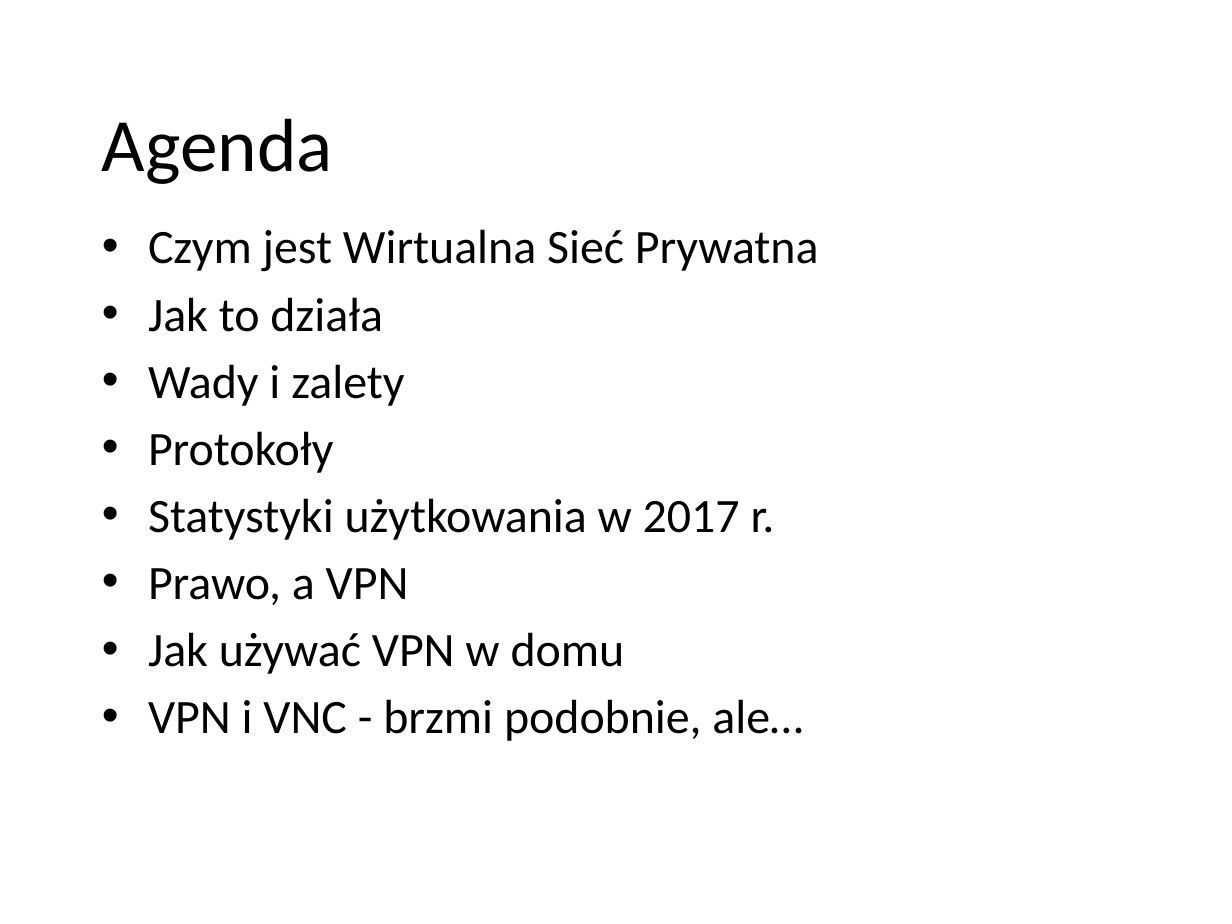
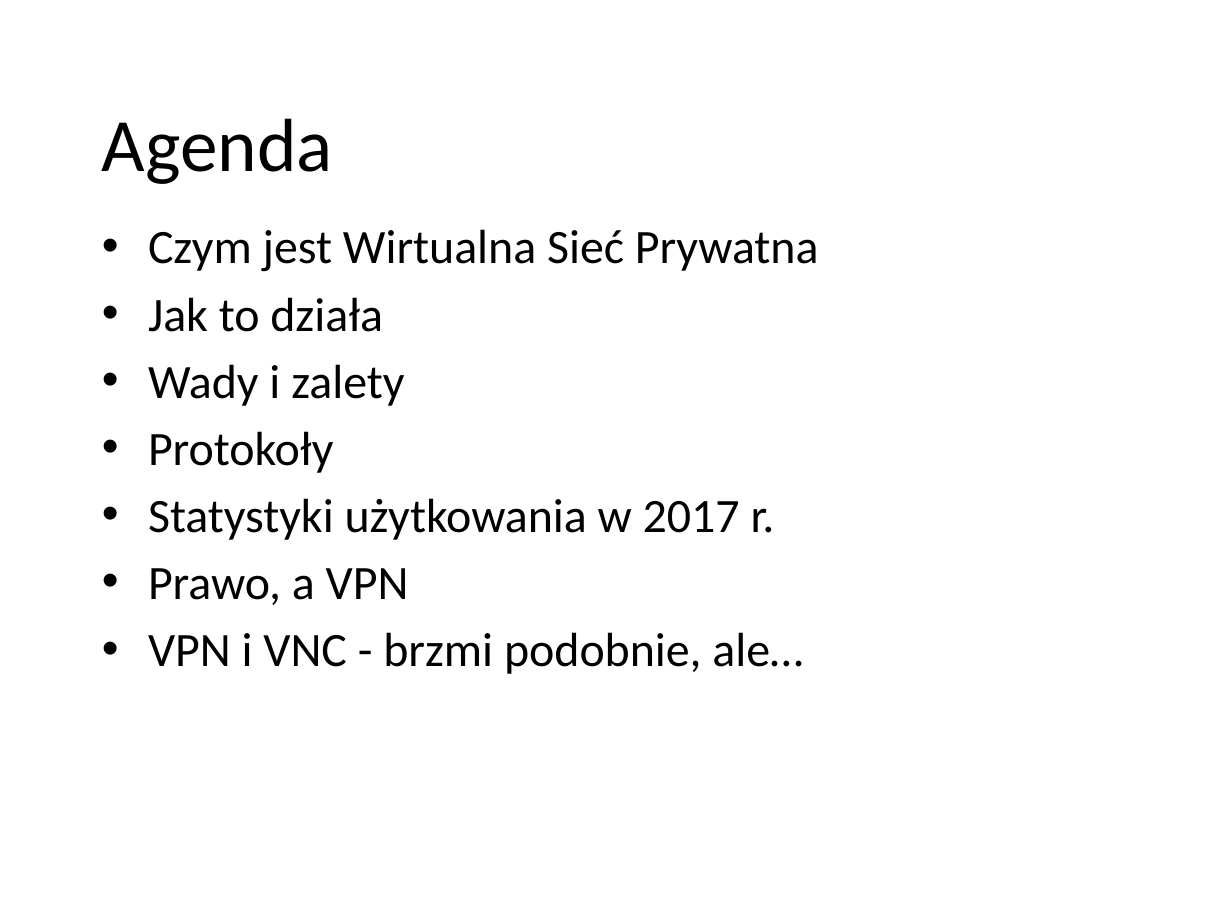
Before and after one commit to pwr227078/Reports, a slide deck: slide 2 of VPN/VPN.pptx. Drawn at 1232x924 pixels with LibreOffice and Linux fonts; fonts in the diff are those of the drawing; background and template pictures are left out. Boxes give left, top, right and bottom in pixels: in the first picture for what was removed or moved away, otherwise in the second. Text is boxed around its words. In the diff, an @@ line names an element or a change of style, - is before the commit and + after.

```diff
--- a/VPN/VPN.pptx
+++ b/VPN/VPN.pptx
@@ text at [148, 632, 625, 674]: paragraph removed @@
-• Jak używać VPN w domu
```
Also in this commit, not shown: 5 slides added, 1 other file.
